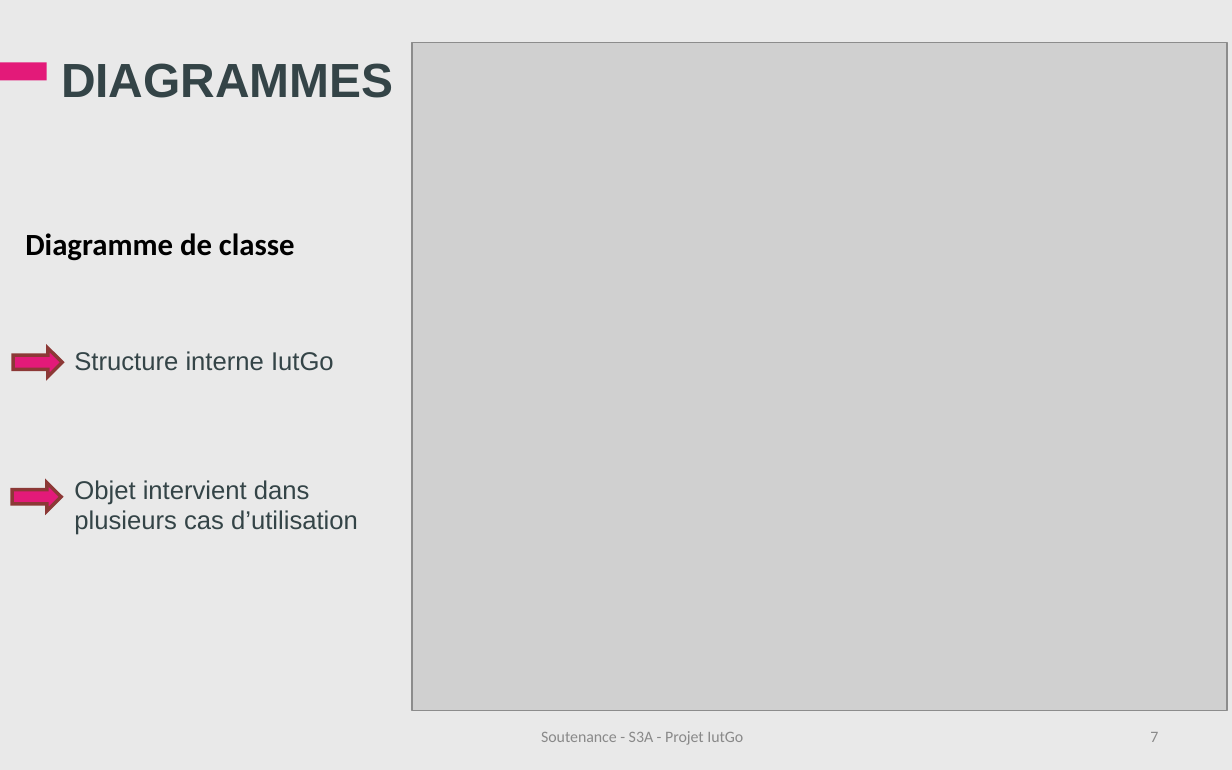
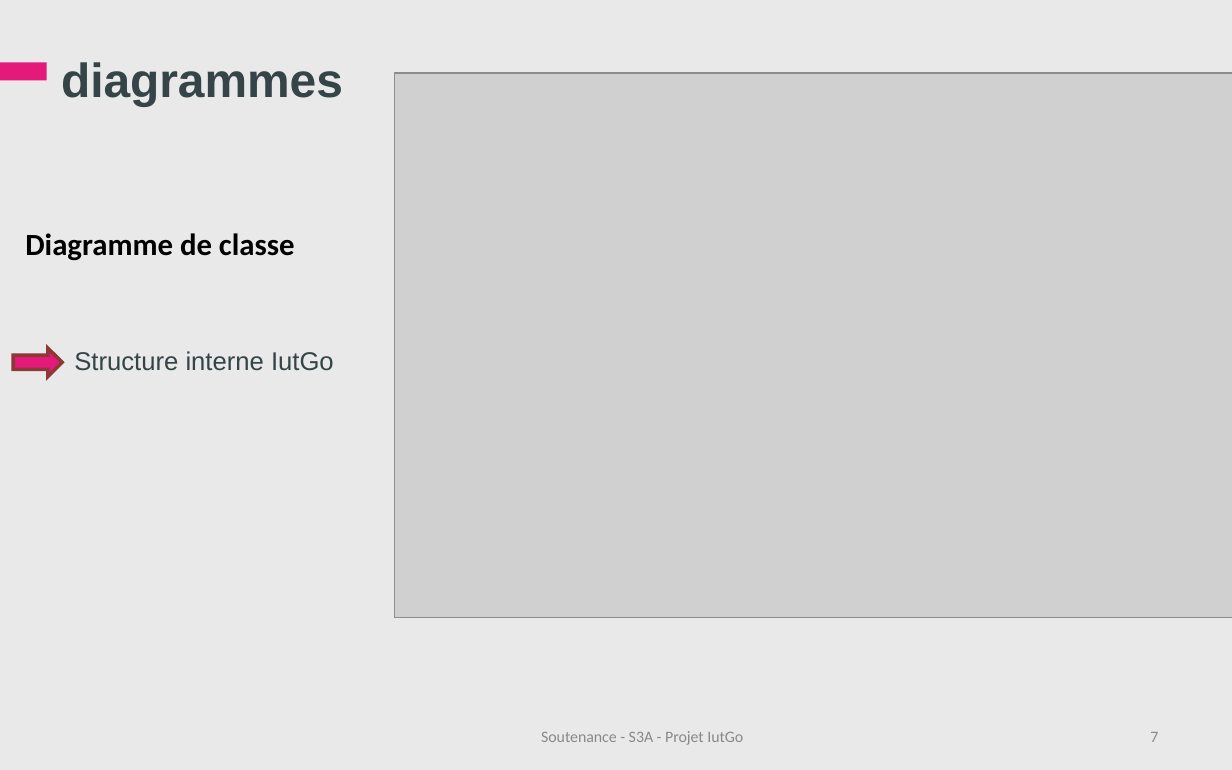
Before and after one commit to iuts3a/IUTGo, a slide deck: slide 7 of Soutenance/Soutenance-IutGo.ppt. Drawn at 1232x770 pixels with LibreOffice and Linux fonts; fonts in the diff are those of the drawing; grey boxes stand for pictures; background and template pictures are left out. Boxes give left, top, right and bottom in pixels: in the first picture for what was removed or moved away, otherwise in the second. Text is boxed around its words. In the diff, an @@ line names an element or a change of style, - is before the commit and + after.

```diff
--- a/Soutenance/Soutenance-IutGo.ppt
+++ b/Soutenance/Soutenance-IutGo.ppt
@@ title at [61,62,343,107]: text changed @@
-DIAGRAMMES
+diagrammes
@@ picture: place and size @@
-picture at [411,42,1227,711]
+picture at [394,73,1232,617]
@@ right arrow removed at [12,483,62,511] @@
@@ text removed at [74,480,358,535] @@
-Objet intervient dans plusieurs cas d’utilisation
```
Also in this commit, not shown: 9 other slides changed.
